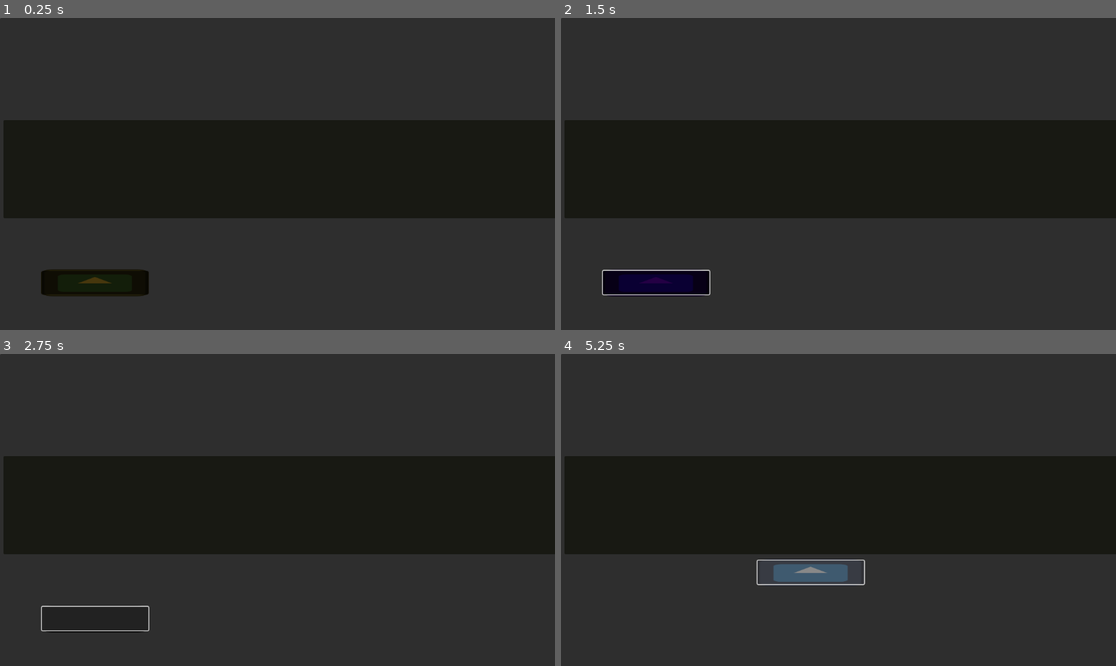
Above: before the commit, frames 1-4 (two rows, left to right).
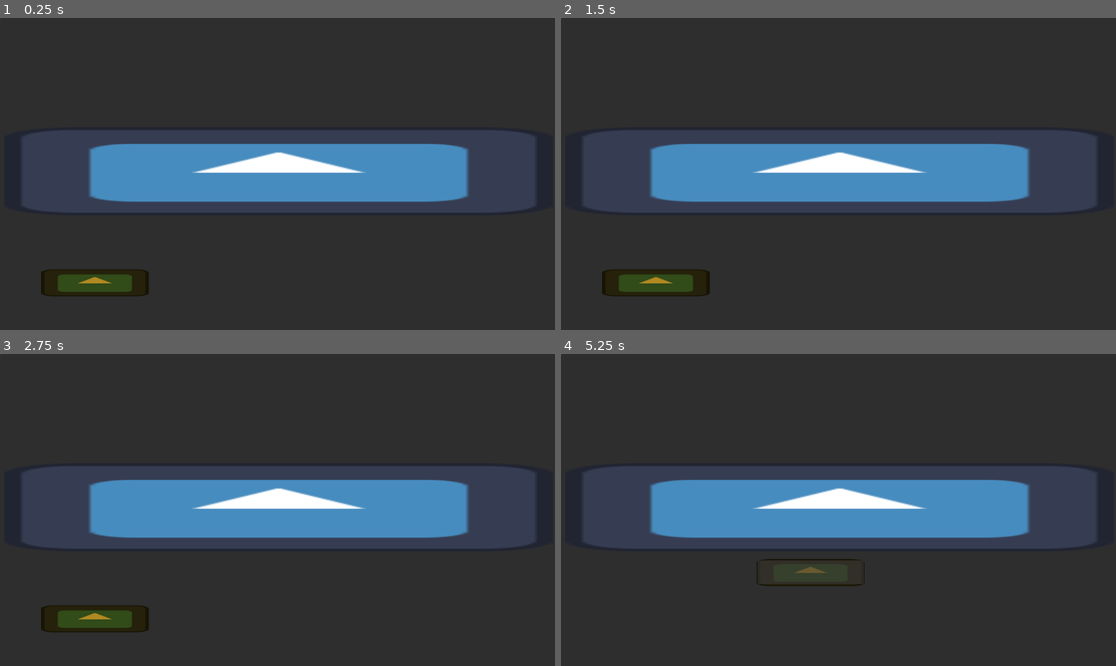
Above: after the commit, the same moments.

Repository: Leone242/GODOT-MelonJam2023
Game: Godot game, scene res://main.tscn
Same seed, same stepped clock (60 frames per second), same inputs: the game is played once before the commit and once after it. The project has no main scene, so this scene is started directly. The engine's default icon, where the game draws it, is replaced by a stand-in: a white triangle on a blue panel in a dark square.
Inputs (mouse positions are in pixels of both pictures, inside the frame that each line leads up to):
- Up to frame 1 (0.25 s): no input
- Up to frame 2 (1.5 s): click (655, 283) at 0.52 s; click (655, 283) at 1.27 s
- Up to frame 3 (2.75 s): click (94, 619) at 2.02 s
- Up to frame 4 (5.25 s): tap Enter at 2.75, 4.25 s; move the mouse to (960, 494) at 2.77 s; hold Right mouse button (mouse_select) 2.78-3.53 s; tap Space at 3.5, 5 s; move the mouse to (727, 525) at 3.52 s; right-click (727, 525) at 3.6 s; move the mouse to (894, 441) at 4.27 s; hold Right mouse button (mouse_select) 4.28-5.03 s; move the mouse to (810, 572) at 5.02 s; right-click (810, 572) at 5.1 s

The runs differ from the first frame. In frame 1, 32% of the frame differs, in the area x 0-100%, y 32-88%; in frame 2, 33%; in frame 3, 32%; in frame 4, 33%, in the area x 0-100%, y 32-75%.

Commit message:
craft enable/disabled

Diff:
--- a/Weapon.gd
+++ b/Weapon.gd
@@ -2,6 +2,9 @@
 
 var selected = false
 var weapon_estate = 0
+
+@export var mark: Marker2D
+
 
 func _ready():
 	pass
@@ -9,12 +12,19 @@
 func _process(delta):
 	if Input.is_action_pressed("mouse_select"):
 		FollowMouse()
-
+	elif Input.is_action_just_released("mouse_select") and !selected:
+		position = mark.position
 	AssembleWeapon()
 
 func FollowMouse():
 	position = get_global_mouse_position()
 
+
+func _on_area_2d_area_entered(area):
+	if area.name == "Table":
+		selected = false
+		$Craft.show()
+		print("foi")
 
 
 func _on_area_2d_area_exited(area):
@@ -23,12 +33,6 @@
 		selected = true
 	else:
 		selected = false
-
-
-func _on_area_2d_area_entered(area):
-	if area.name == "Table":
-		selected = false
-		print("foi")
 
 
 
@@ -49,6 +53,7 @@
 		4:
 			get_node("Icon5").show()
 			get_node("Icon4").hide()
+			$Craft.hide()
 
 func _on_craft_pressed():
 	if weapon_estate <=3:
--- a/main.tscn
+++ b/main.tscn
@@ -1,6 +1,7 @@
-[gd_scene load_steps=3 format=3 uid="uid://dvcsq6tphnwwr"]
+[gd_scene load_steps=4 format=3 uid="uid://dvcsq6tphnwwr"]
 
 [ext_resource type="PackedScene" uid="uid://bsqnjxw0f1l8t" path="res://weapon.tscn" id="1_anqxf"]
+[ext_resource type="Texture2D" uid="uid://dfwqf04y2d5f4" path="res://icon.svg" id="2_j0k3y"]
 
 [sub_resource type="RectangleShape2D" id="RectangleShape2D_ydqo5"]
 size = Vector2(1154, 186)
@@ -14,10 +15,16 @@
 offset_right = 1158.0
 offset_bottom = 656.0
 
-[node name="Weapon" parent="CanvasGroup" instance=ExtResource("1_anqxf")]
+[node name="Weapon" parent="CanvasGroup" node_paths=PackedStringArray("mark") instance=ExtResource("1_anqxf")]
 position = Vector2(197, 550)
+mark = NodePath("../Marker2D")
 
 [node name="Table" type="Node2D" parent="CanvasGroup"]
+
+[node name="Icon" type="Sprite2D" parent="CanvasGroup/Table"]
+position = Vector2(578.5, 318.5)
+scale = Vector2(8.89844, 1.42969)
+texture = ExtResource("2_j0k3y")
 
 [node name="Table" type="Area2D" parent="CanvasGroup/Table"]
 
@@ -25,12 +32,5 @@
 position = Vector2(579, 314)
 shape = SubResource("RectangleShape2D_ydqo5")
 
-[node name="Panel" type="Panel" parent="CanvasGroup/Table"]
-modulate = Color(0.384129, 0.458139, 0.0558828, 1)
-offset_left = 7.0
-offset_top = 212.0
-offset_right = 1164.0
-offset_bottom = 416.0
-
 [node name="Marker2D" type="Marker2D" parent="CanvasGroup"]
 position = Vector2(571, 314)
--- a/weapon.tscn
+++ b/weapon.tscn
@@ -43,12 +43,17 @@
 shape = SubResource("RectangleShape2D_4tmxm")
 
 [node name="Craft" type="Button" parent="."]
+visible = false
 offset_left = -110.0
 offset_top = -25.0
 offset_right = 111.0
 offset_bottom = 24.0
-toggle_mode = true
-button_pressed = true
+theme_override_colors/icon_normal_color = Color(0, 0, 0, 1)
+theme_override_colors/icon_pressed_color = Color(0, 0, 0, 1)
+theme_override_colors/icon_hover_color = Color(0, 0, 0, 1)
+theme_override_colors/icon_hover_pressed_color = Color(0, 0, 0, 1)
+theme_override_colors/icon_focus_color = Color(0, 0, 0, 1)
+theme_override_colors/icon_disabled_color = Color(0, 0, 0, 1)
 
 [connection signal="area_entered" from="Area2D" to="." method="_on_area_2d_area_entered"]
 [connection signal="area_exited" from="Area2D" to="." method="_on_area_2d_area_exited"]
